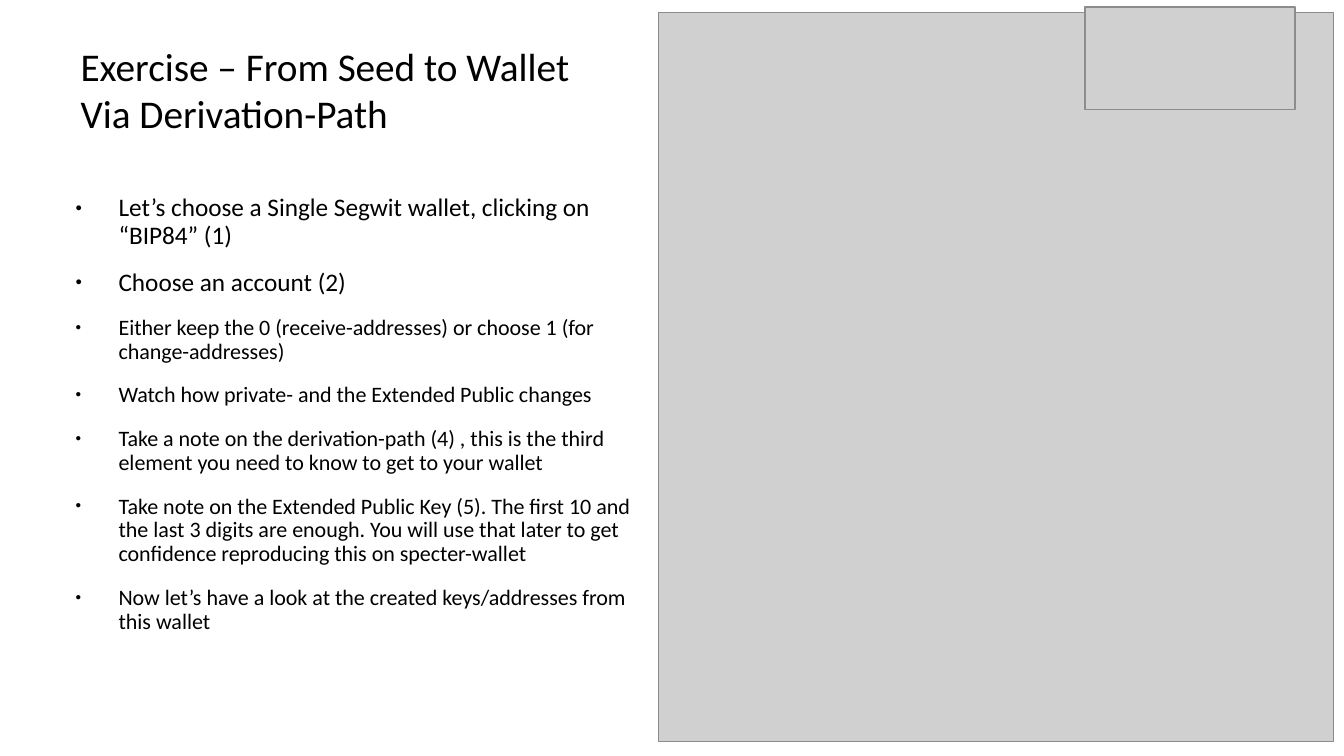
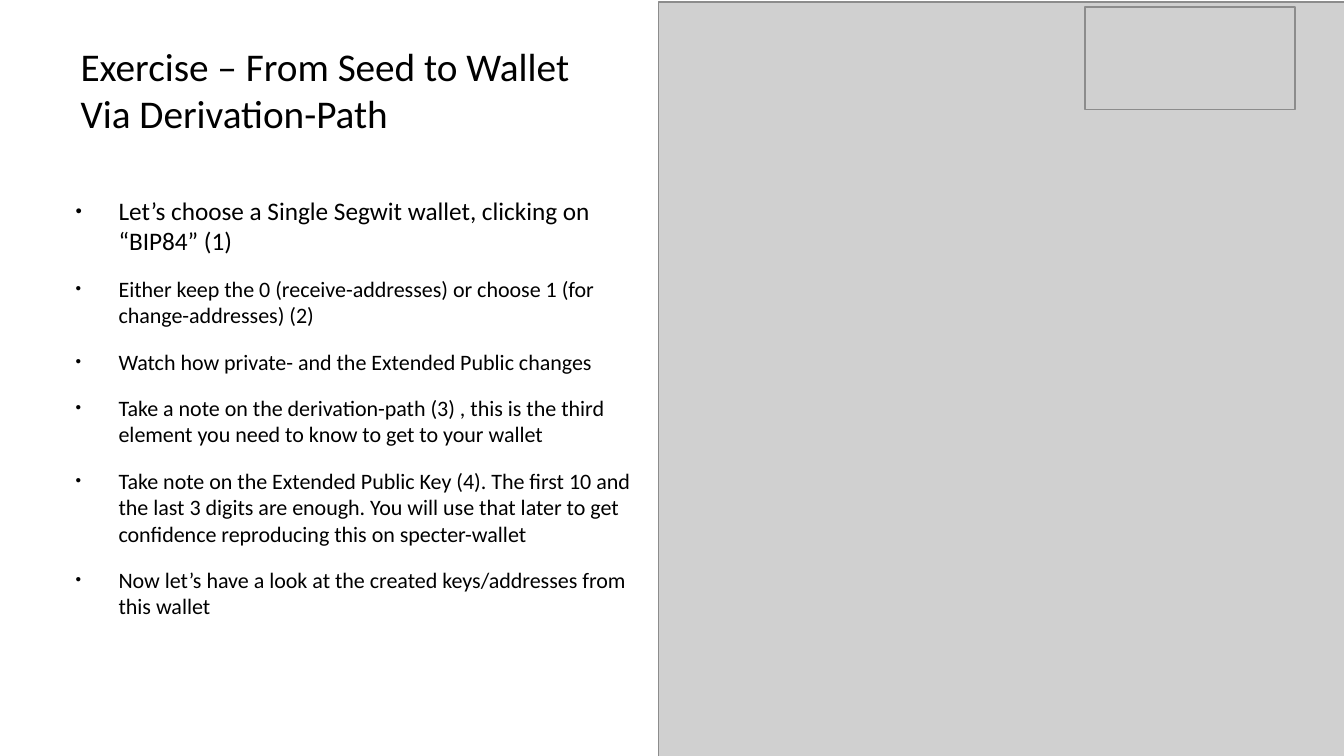
Before and after one commit to cryptoadvance/specter-education, a slide deck: slide 4 of content/bitcoin201/02_Seeds-and-HD-wallets.odp. Drawn at 1344x756 pixels with LibreOffice and Linux fonts; fonts in the diff are those of the drawing; grey boxes stand for pictures. Boxes give left, top, right and bottom in pixels: in the first picture for what was removed or moved away, otherwise in the second. Text is boxed around its words. In the diff, an @@ line names an element or a change of style, - is before the commit and + after.

```diff
--- a/content/bitcoin201/02_Seeds-and-HD-wallets.odp
+++ b/content/bitcoin201/02_Seeds-and-HD-wallets.odp
@@ picture: place and size @@
-picture at (659, 12, 1334, 742)
+picture at (659, 2, 1344, 756)
@@ text at (119, 202, 625, 614): line spacing 0.9 to 1 @@
@@ text at (119, 281, 594, 327): text changed @@
-● Choose an account (2)
-● Either keep the 0 (receive-addresses) or choose 1 (for change-addresses)
+● Either keep the 0 (receive-addresses) or choose 1 (for change-addresses) (2)
@@ text at (119, 400, 630, 546): text changed @@
-● Take a note on the derivation-path (4) , this is the third element you need to know to get to your wallet
-● Take note on the Extended Public Key (5). The first 10 and the last 3 digits are enough. You will use that later to get confidence reproducing this on specter-wallet
+● Take a note on the derivation-path (3) , this is the third element you need to know to get to your wallet
+● Take note on the Extended Public Key (4). The first 10 and the last 3 digits are enough. You will use that later to get confidence reproducing this on specter-wallet
```
Also in this commit, not shown: 2 other slides changed, 9 slides added, 2 other files.
